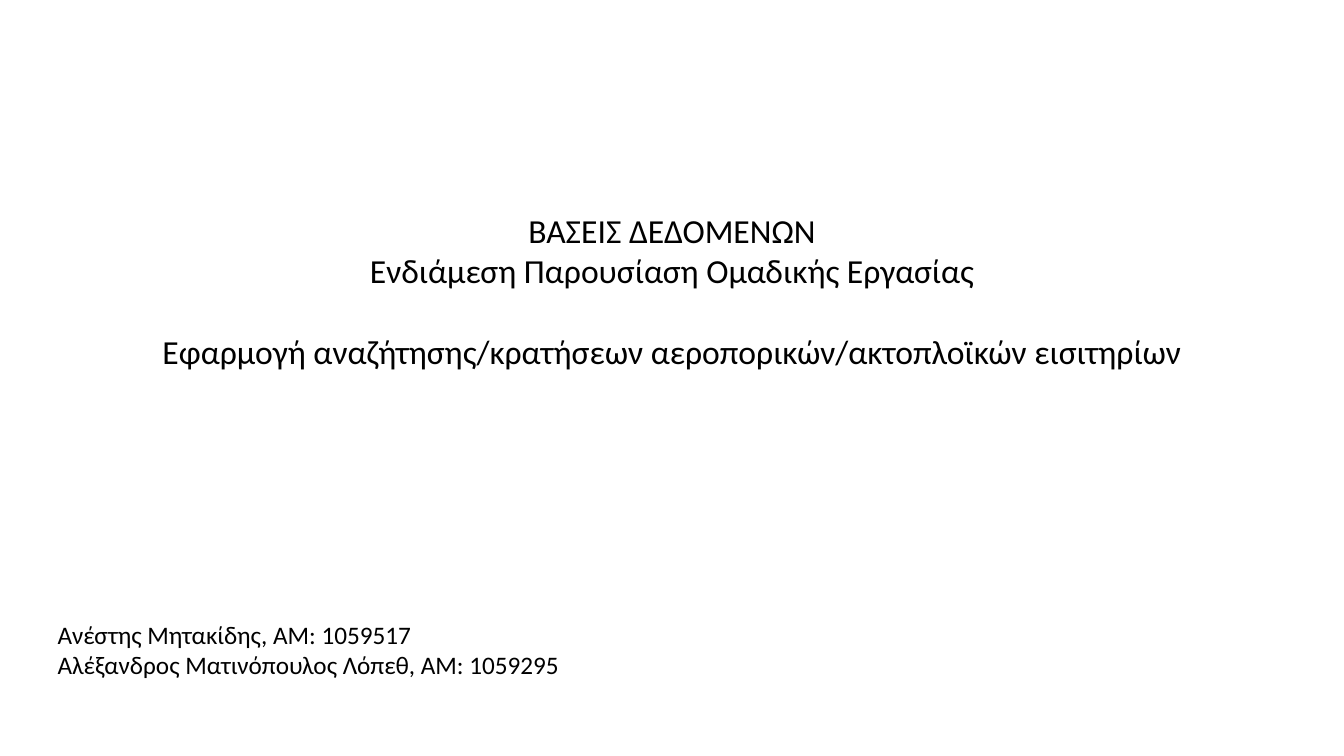
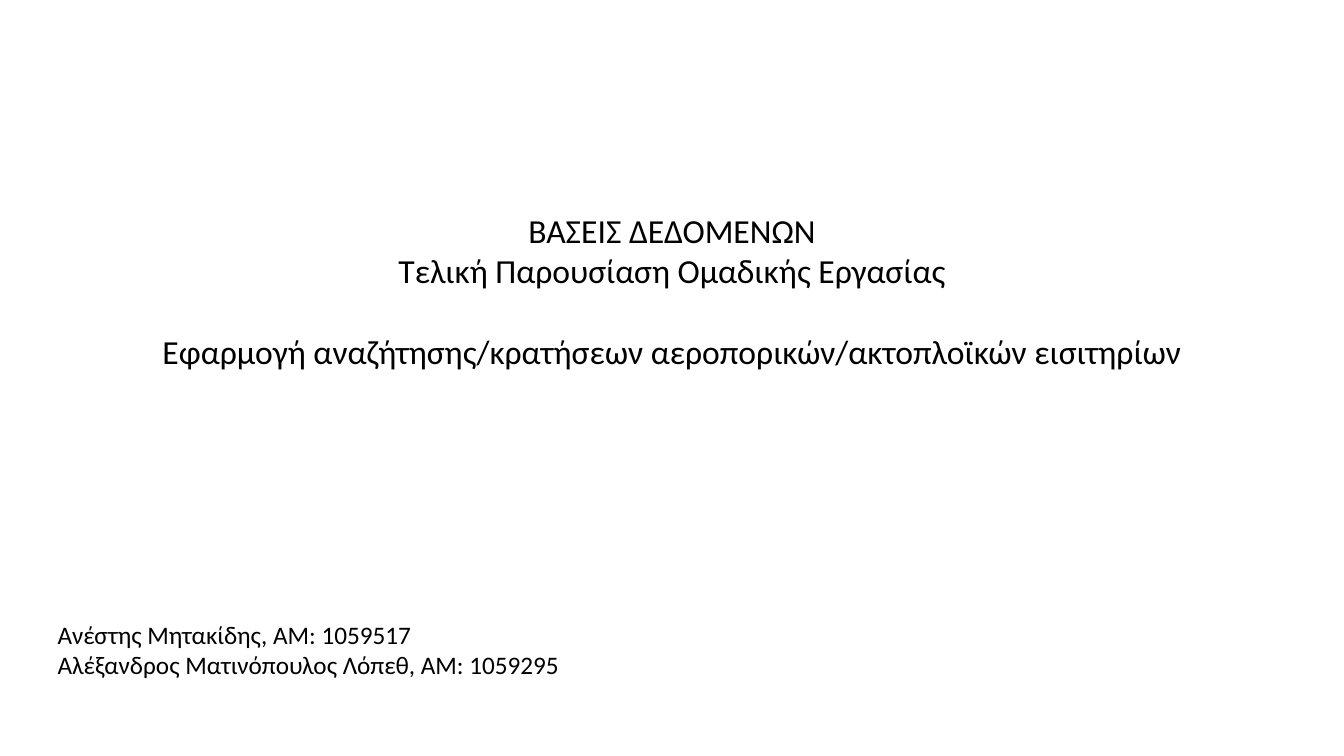
Before and after one commit to L4Limbo/ferry_db, a slide deck: slide 1 of Presentation_30.pptx. Drawn at 1344x756 pixels with LibreOffice and Linux fonts; fonts in the diff are those of the drawing. Boxes give left, top, right and bottom in pixels: in the first picture for what was removed or moved away, otherwise in the second. Text is boxed around its words. In the diff, an @@ line names an element or a change of style, - is before the commit and + after.

```diff
--- a/Presentation_30.pptx
+++ b/Presentation_30.pptx
@@ text at bbox=[398, 259, 945, 289]: text changed @@
-Ενδιάμεση Παρουσίαση Ομαδικής Εργασίας
+Τελική Παρουσίαση Ομαδικής Εργασίας
```
Also in this commit, not shown: 2 other files.
